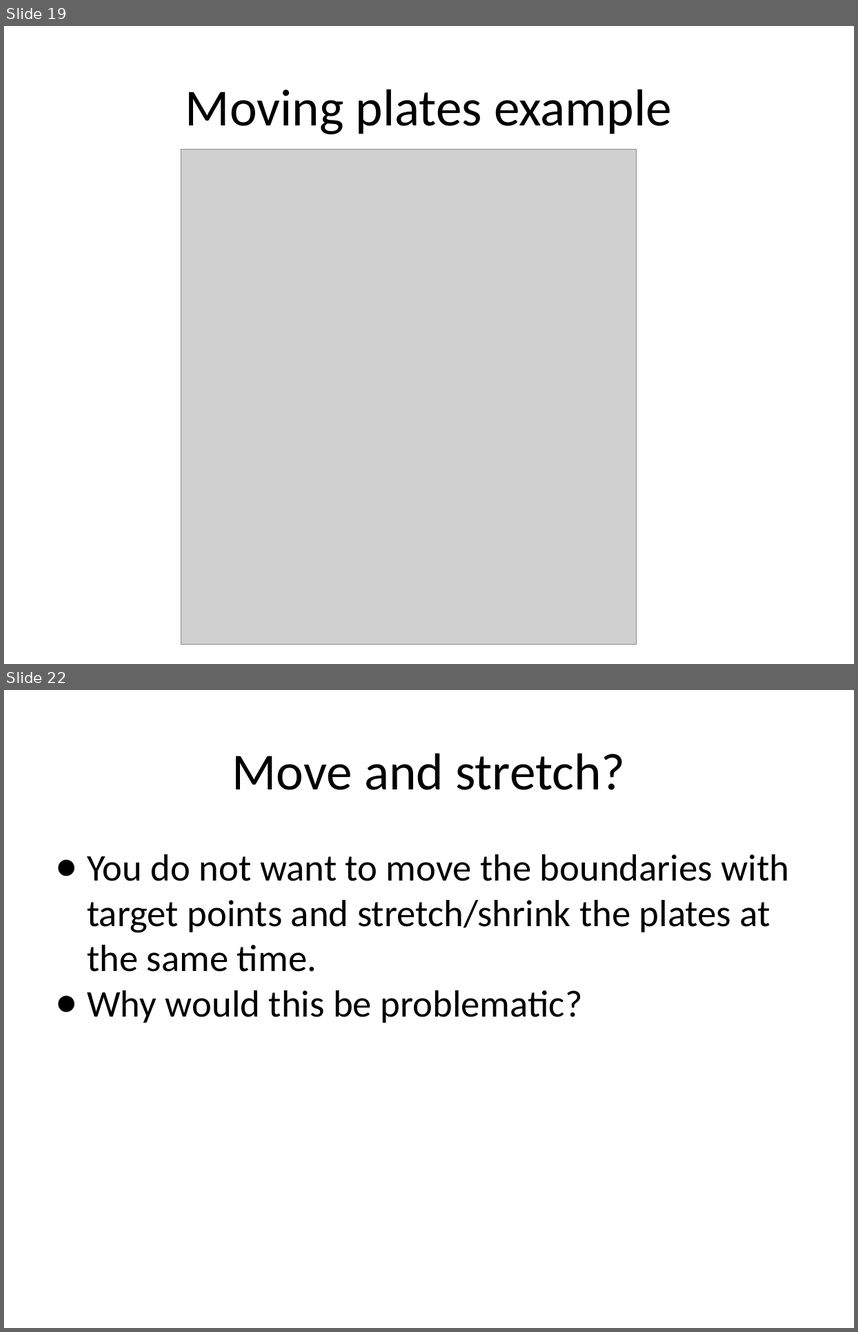
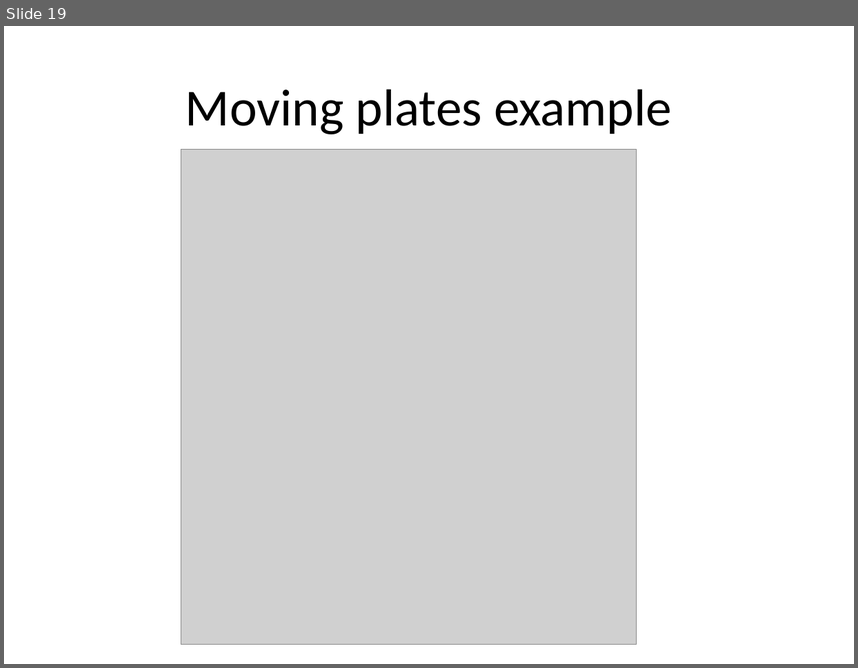
Before and after one commit to fairyflies9/IBAMR-Tutorials, a slide deck: IBAMR Lectures/Lecture 5 - IBAMR Tutorial_ Changing Target Positions and Springs.pptx. Shown one above the other, each under a label of ours: slides 19 and 22 before the commit, slide 19 after it; the slides between them are not shown. The pictures are 858x1332 and 858x668 pixels, drawn with LibreOffice and Linux fonts; fonts in the diff are those of the drawing; grey boxes stand for pictures. Boxes give left, top, right and bottom in pixels: in the first picture for what was removed or moved away, otherwise in the second. Text is boxed around its words. In the diff, an @@ line names an element or a change of style, - is before the commit and + after.

Commit message:
Lecture 5 update and example
Expanding lecture 5 and added an example for 2 moving plates

```diff
--- a/IBAMR Lectures/Lecture 5 - IBAMR Tutorial_ Changing Target Positions and Springs.pptx
+++ b/IBAMR Lectures/Lecture 5 - IBAMR Tutorial_ Changing Target Positions and Springs.pptx
@@ slide 22 removed at bbox=[4, 690, 854, 1328], background #FFFFFF @@
@@ title removed at bbox=[232, 753, 626, 790] @@
-Move and stretch?
@@ text removed at bbox=[87, 854, 790, 1023] @@
-● You do not want to move the boundaries with target points and stretch/shrink the plates at the same time.
-● Why would this be problematic?
```
Also in this commit, not shown: 1 slide changed, 2 other slides removed, 15 other files.
